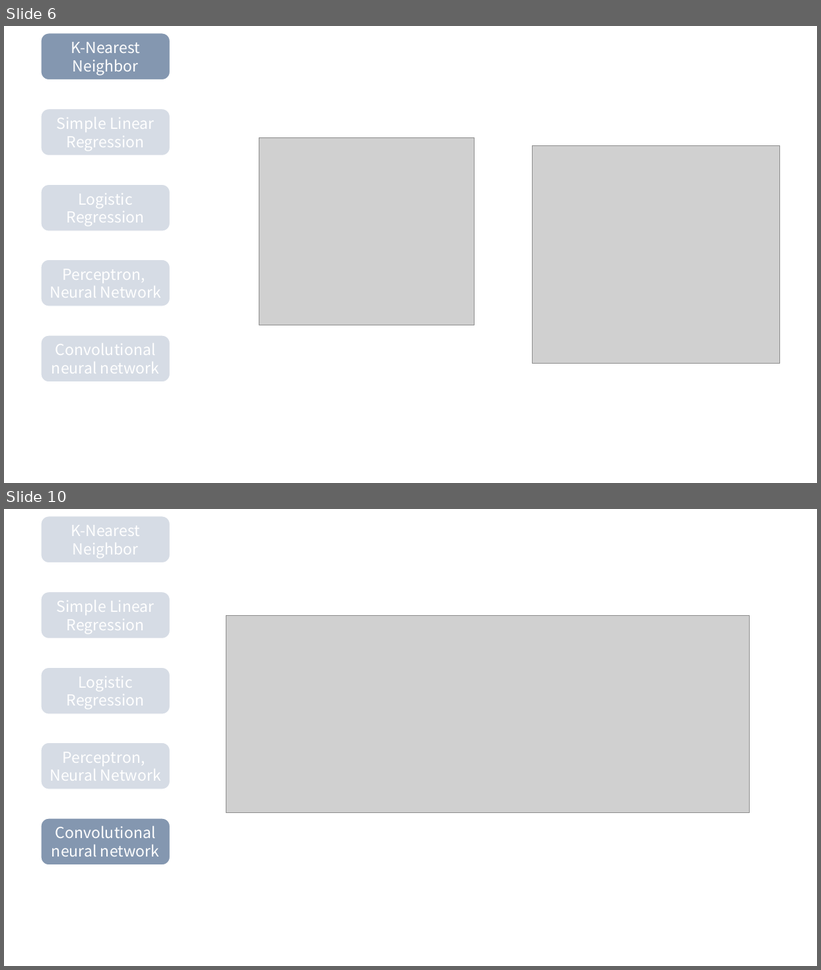
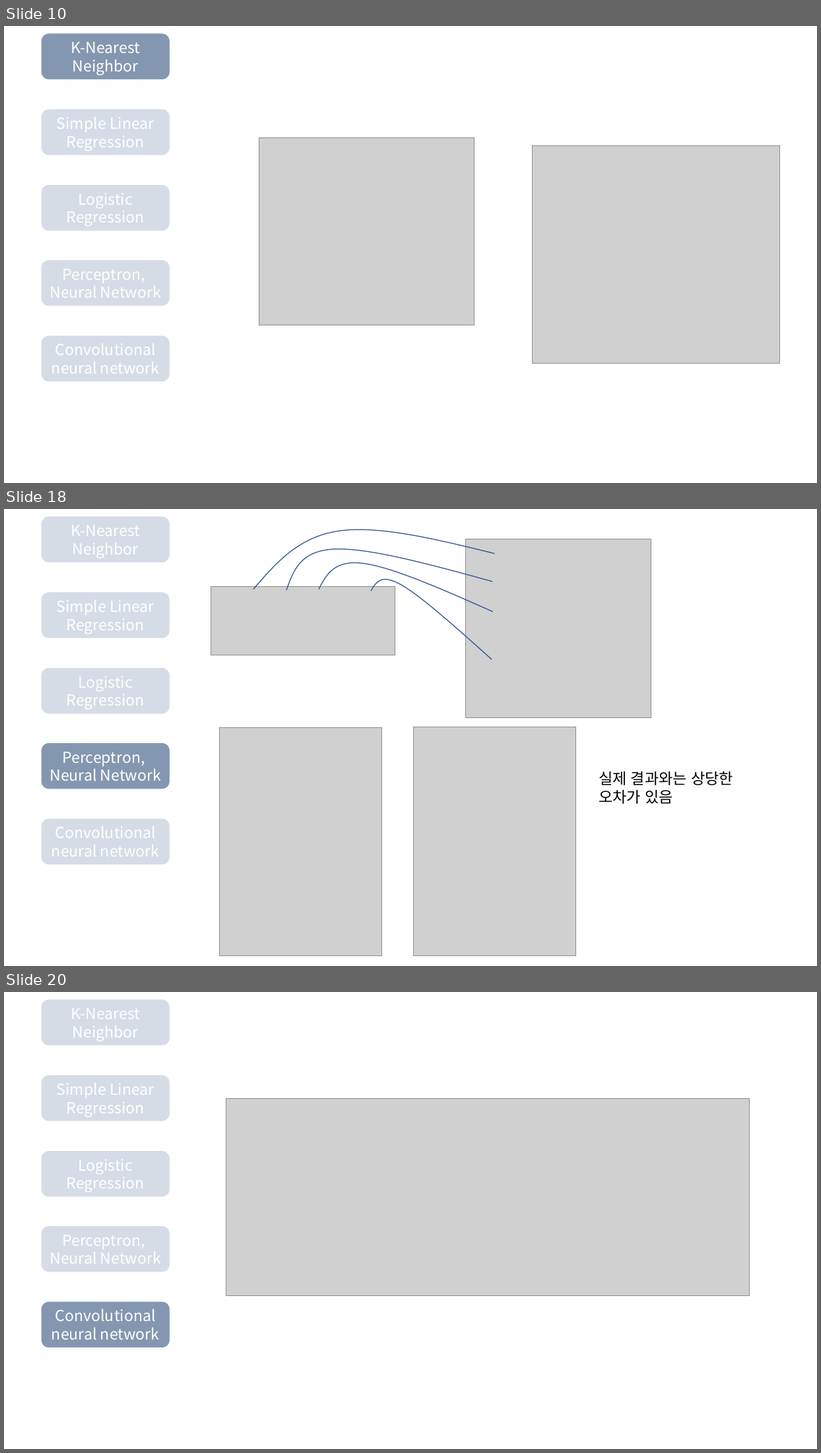
Before and after one commit to Linejin/ai_study, a slide deck: planning/AI seminar.pptx. Shown one above the other, each under a label of ours: slides 6 and 10 before the commit, slides 10, 18 and 20 after it; the slides between them are not shown. The pictures are 821x970 and 821x1453 pixels, drawn with LibreOffice and Linux fonts; fonts in the diff are those of the drawing; grey boxes stand for pictures. Boxes give left, top, right and bottom in pixels: in the first picture for what was removed or moved away, otherwise in the second. Text is boxed around its words. In the diff, an @@ line names an element or a change of style, - is before the commit and + after.

```diff
--- a/planning/AI seminar.pptx
+++ b/planning/AI seminar.pptx
@@ slide 18 added at box(4, 509, 817, 966), background #FFFFFF @@
@@ rounded rectangle added at box(41, 516, 170, 563), fill #D6DCE5, outline #FFFFFF 1 pt, 18 pt, text #FFFFFF @@
+K-Nearest Neighbor
@@ freeform shape added at box(253, 529, 494, 590), outline #325491 1 pt @@
@@ picture added at box(466, 539, 651, 718) @@
@@ freeform shape added at box(286, 549, 492, 591), outline #325491 1 pt @@
@@ freeform shape added at box(319, 562, 493, 611), outline #325491 1 pt @@
@@ picture added at box(211, 586, 395, 655) @@
@@ freeform shape added at box(371, 579, 492, 659), outline #325491 1 pt @@
@@ rounded rectangle added at box(41, 592, 170, 639), fill #D6DCE5, outline #FFFFFF 1 pt, 18 pt, text #FFFFFF @@
+Simple Linear Regression
@@ rounded rectangle added at box(41, 667, 170, 714), fill #D6DCE5, outline #FFFFFF 1 pt, 18 pt, text #FFFFFF @@
+Logistic Regression
@@ rounded rectangle added at box(41, 743, 170, 789), fill #8497B0, outline #FFFFFF 1 pt, 18 pt, text #FFFFFF @@
+Perceptron,
+Neural Network
@@ picture added at box(220, 727, 382, 956) @@
@@ picture added at box(413, 727, 576, 956) @@
@@ text added at box(599, 772, 733, 804), 18 pt, text #000000 @@
+실제 결과와는 상당한
+오차가 있음
@@ rounded rectangle added at box(41, 819, 170, 866), fill #D6DCE5, outline #FFFFFF 1 pt, 18 pt, text #FFFFFF @@
+Convolutional
+neural network
@@ what was slide 6 is now slide 10 @@
@@ what was slide 10 is now slide 20 @@
```
Also in this commit, not shown: 5 slides changed, 9 other slides added, 1 other file.
